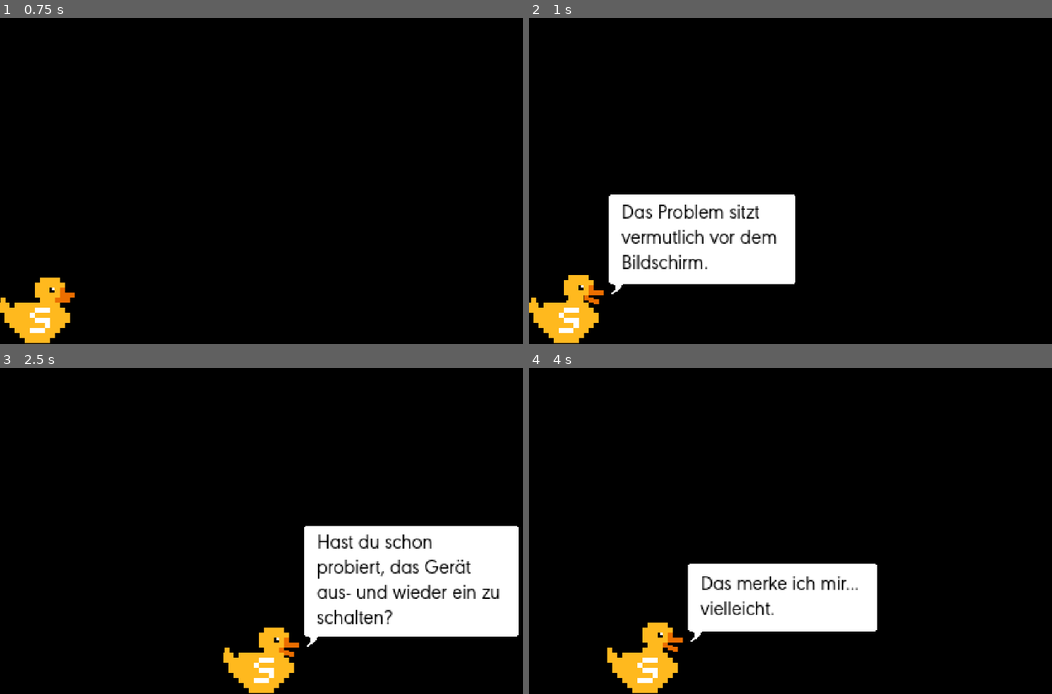
Above: before the commit, frames 1-4 (two rows, left to right).
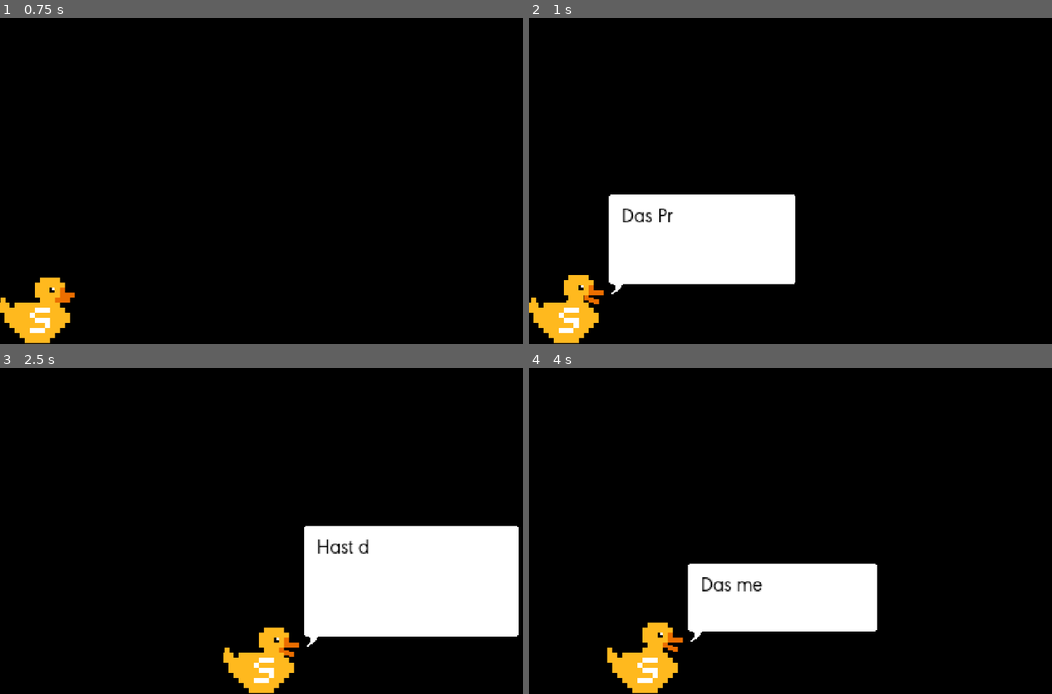
Above: after the commit, the same moments.

Repository: k4444th/eNTe-S-Support-Animal
Game: Godot game, scene res://scenes/main.tscn
The game is run twice, just before and just after one commit, with the same random seed, the same clock (stepped at 60 frames per second) and the same inputs.
Inputs (mouse positions are in pixels of both pictures, inside the frame that each line leads up to):
- Up to frame 1 (0.75 s): tap Enter at 0.5 s; move the mouse to (418, 164) at 0.52 s; click (418, 164) at 0.67 s
- Up to frame 2 (1 s): no input
- Up to frame 3 (2.5 s): drag from (172, 547) to (261, 596) at 1.27 s; move the mouse to (350, 459) at 2.02 s; click (350, 459) at 2.17 s
- Up to frame 4 (4 s): drag from (790, 596) to (644, 482) at 2.77 s; move the mouse to (994, 579) at 3.52 s; click (994, 579) at 3.67 s

Frame 1 is identical in both runs. In frame 2, 1.5% of the frame differs, in the area x 17-48%, y 57-78%; in frame 3, 2.0%, in the area x 60-96%, y 51-79%; in frame 4, 0.8%.

Commit message:
Add talking animation

Diff:
--- a/scenes/duck.tscn
+++ b/scenes/duck.tscn
@@ -997,8 +997,13 @@
 wait_time = 7.5
 one_shot = true
 
+[node name="TalkingSpeedTimer" type="Timer" parent="." unique_id=818870626]
+wait_time = 0.00999999999999999
+one_shot = true
+
 [connection signal="frame_changed" from="." to="." method="_on_frame_changed"]
 [connection signal="animation_finished" from="Beak" to="." method="_on_beak_animation_finished"]
 [connection signal="animation_finished" from="Eye" to="." method="_on_eye_animation_finished"]
 [connection signal="timeout" from="BlinkTimer" to="." method="_on_blink_timer_timeout"]
 [connection signal="timeout" from="SpeechBubbleTimer" to="." method="_on_speech_bubble_timer_timeout"]
+[connection signal="timeout" from="TalkingSpeedTimer" to="." method="_on_talking_speed_timer_timeout"]
--- a/scripts/duck.gd
+++ b/scripts/duck.gd
@@ -7,10 +7,12 @@
 var maxSpeechBubblePos := Vector2(32, -107)
 var maxSpeechBubbleSize := Vector2(200, 100)
 var initialSpeechBubblePosY := speechBubblePos.y
+var text = ""
 var moveTime := 0.5
 var moveDistance := 100
 var talkCount := 3
 var talking := false
+var letterIndex = 0
 var currentTalkCount := talkCount
 
 @onready var eyeNode := $Eye
@@ -20,6 +22,7 @@
 @onready var speechBubbleNode := $SpeechBubble
 @onready var blinkTimer := $BlinkTimer
 @onready var speechBubbleTimer := $SpeechBubbleTimer
+@onready var talkingSpeedTimer := $TalkingSpeedTimer
 
 signal talkEnd()
 
@@ -52,16 +55,16 @@
 		talkEnd.emit()
 	else:
 		if doubleCLick:
-			speechBubbleNode.textNode.text = Globals.supportHotlineText
+			text = Globals.supportHotlineText
 		else:
-			speechBubbleNode.textNode.text = Globals.selectedQuotes[randi() % len(Globals.selectedQuotes)]
+			text = Globals.selectedQuotes[randi() % len(Globals.selectedQuotes)]
 
 		speechBubbleNode.size = maxSpeechBubbleSize
 
 		var font = speechBubbleNode.textNode.get_theme_font("font")
 
 		var textSize = font.get_multiline_string_size(
-			speechBubbleNode.textNode.text,
+			text,
 			HORIZONTAL_ALIGNMENT_LEFT,
 			maxSpeechBubbleSize.x - 48,
 			speechBubbleNode.textNode.get_theme_font_size("font_size")
@@ -78,8 +81,13 @@
 
 		speechBubbleTimer.start()
 		speechBubbleNode.visible = true
+		talking = true
+
+		speechBubbleNode.textNode.text = ""
 		beakNode.play("talk" + Globals.beakColor)
-		talking = true
+
+		letterIndex = 0
+		talkingSpeedTimer.start()
 
 func _on_frame_changed() -> void:
 	baseEyePos.y = -14 - frame if frame <= 4 else -22 + frame
@@ -110,3 +118,17 @@
 			currentTalkCount -= 1
 		else:
 			currentTalkCount = talkCount
+
+func _on_speech_bubble_timer_timeout() -> void:
+	speechBubbleNode.visible = false
+	beakNode.play("close" + Globals.beakColor)
+	talking = false
+	talkEnd.emit()
+
+
+func _on_talking_speed_timer_timeout() -> void:
+	speechBubbleNode.textNode.text += text[letterIndex]
+	letterIndex += 1
+
+	if letterIndex < text.length():
+		talkingSpeedTimer.start()
